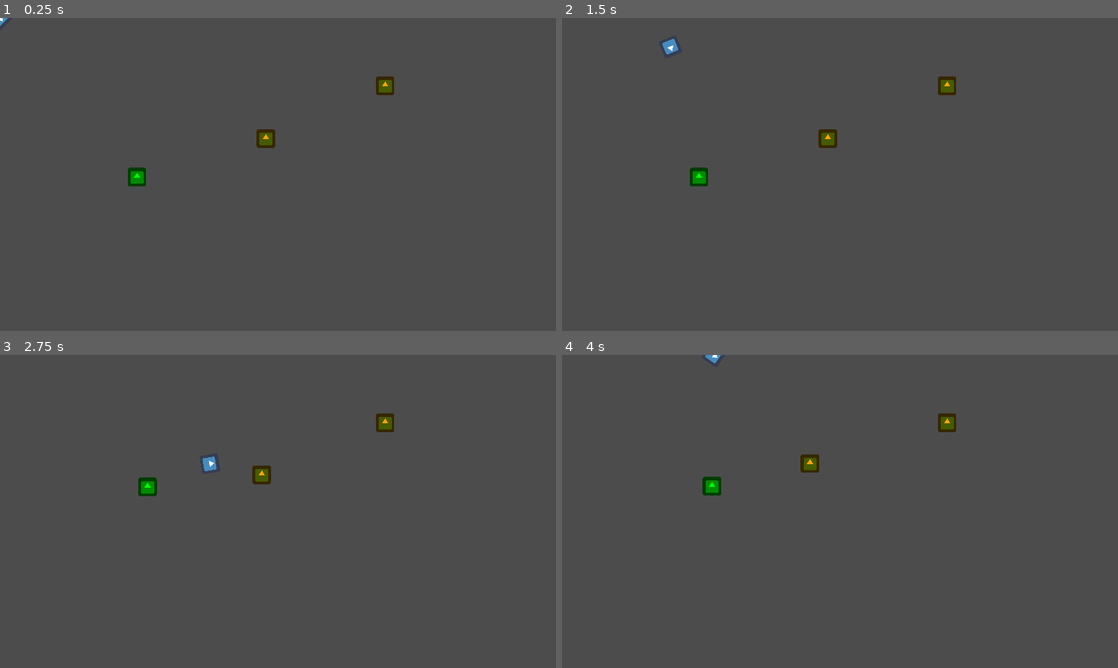
Above: before the commit, frames 1-4 (two rows, left to right).
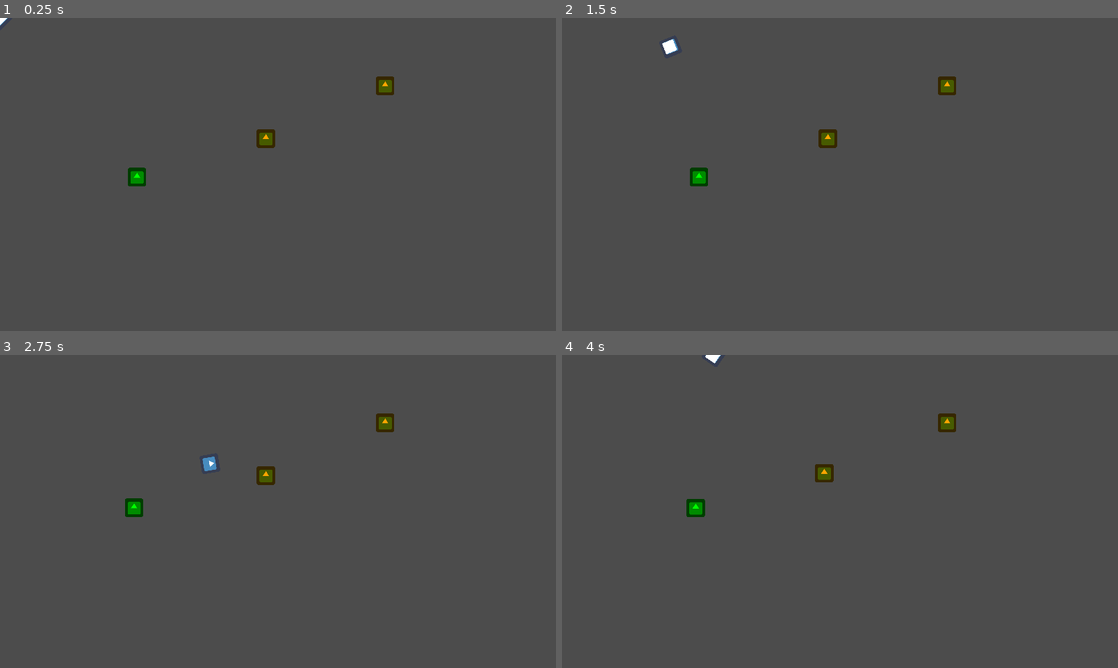
Above: after the commit, the same moments.

Repository: moisesjbc/ludum-dare-53
Game: Godot game, scene res://gameplay/main/main.tscn
Two runs of this game, one before a commit and one after it. Both use one fixed random seed, a clock stepped at 60 frames per second and the inputs below. The engine's default icon, where the game draws it, is replaced by a stand-in: a white triangle on a blue panel in a dark square.
Inputs (mouse positions are in pixels of both pictures, inside the frame that each line leads up to):
- Up to frame 1 (0.25 s): no input
- Up to frame 2 (1.5 s): tap Enter at 0.5 s; move the mouse to (962, 158) at 0.52 s; hold Right (ui_right) 0.53-1.28 s; tap Space at 0.6, 0.77, 1.07, 1.35 s; move the mouse to (728, 190) at 1.27 s; hold Down (ui_down) from 1.28 s (still down)
- Up to frame 3 (2.75 s): tap Space at 1.52, 1.82, 2.1 s; move the mouse to (333, 442) at 2.02 s; release Down (ui_down) at 2.03 s; hold Right (ui_right) from 2.03 s (still down)
- Up to frame 4 (4 s): move the mouse to (812, 574) at 2.77 s; release Right (ui_right) at 2.78 s; hold Up (ui_up) 2.78-3.53 s; tap Space at 2.85, 3.02, 3.32, 3.6, 3.77 s; move the mouse to (1006, 558) at 3.52 s; hold Left (ui_left) from 3.53 s (still down)

The runs differ from the first frame. In frame 1, less than 0.1% of the frame differs, in the area x 0-2%, y 0-3%; in frame 2, less than 0.1%; in frame 3, 0.6%; in frame 4, 0.8%, in the area x 22-49%, y 0-52%.

Commit message:
Add magnetism switching

Diff:
--- a/godot-project/gameplay/magnet/magnet.gd
+++ b/godot-project/gameplay/magnet/magnet.gd
@@ -1,4 +1,8 @@
 extends Node2D
+
+
+func _ready():
+	global_position = get_parent().global_position
 
 
 func _on_magnet_body_entered(body):
@@ -21,11 +25,32 @@
 
 func attach(object):
 	var object_position = object.global_position
+	var object_rotation = object.global_rotation
 	object.get_parent().remove_child(object)
 	$attachments.add_child(object)
 	object.set_process(false)
 	object.set_collision_mask_bit(0, false)
 	object.global_position = object_position
+	object.global_rotation = global_rotation
 
 	var magnet_scene = load("res://gameplay/magnet/magnet.tscn")
 	object.add_child(magnet_scene.instance())
+
+
+func detach(object):
+	var object_position = object.global_position
+	var object_rotation = object.global_rotation
+	$attachments.remove_child(object)
+
+	get_tree().get_root().get_node("main").add_child(object)
+	object.set_process(true)
+	object.set_collision_mask_bit(0, true)
+	object.global_position = object_position
+	object.global_rotation = object_rotation
+	object.get_node("magnet").remove()
+
+
+func remove():
+	for attachment in $attachments.get_children():
+		detach(attachment)
+	queue_free()
--- a/godot-project/gameplay/magnet/magnet.tscn
+++ b/godot-project/gameplay/magnet/magnet.tscn
@@ -15,5 +15,11 @@
 
 [node name="attachments" type="Node2D" parent="."]
 
+[node name="ColorRect" type="ColorRect" parent="."]
+margin_left = -22.0
+margin_top = -17.0
+margin_right = 18.0
+margin_bottom = 23.0
+
 [connection signal="body_entered" from="influence_area" to="." method="_on_magnet_body_entered"]
 [connection signal="body_exited" from="influence_area" to="." method="_on_magnet_body_exited"]
--- a/godot-project/gameplay/player/player.gd
+++ b/godot-project/gameplay/player/player.gd
@@ -2,7 +2,6 @@
 
 
 export (int) var speed = 500
-var magnet_working = false
 var color = Color.white
 
 
@@ -22,3 +21,14 @@
 	move_and_collide(speed * velocity * delta)
 
 	look_at(get_global_mouse_position())
+
+
+func _input(event):
+	if event is InputEventKey and event.pressed and event.scancode == KEY_SPACE:
+		if $magnet:
+			print("Removing magnet from player")
+			$magnet.remove()
+		else:
+			print("Addign magnet to player")
+			var magnet_scene = load("res://gameplay/magnet/magnet.tscn")
+			add_child(magnet_scene.instance())
